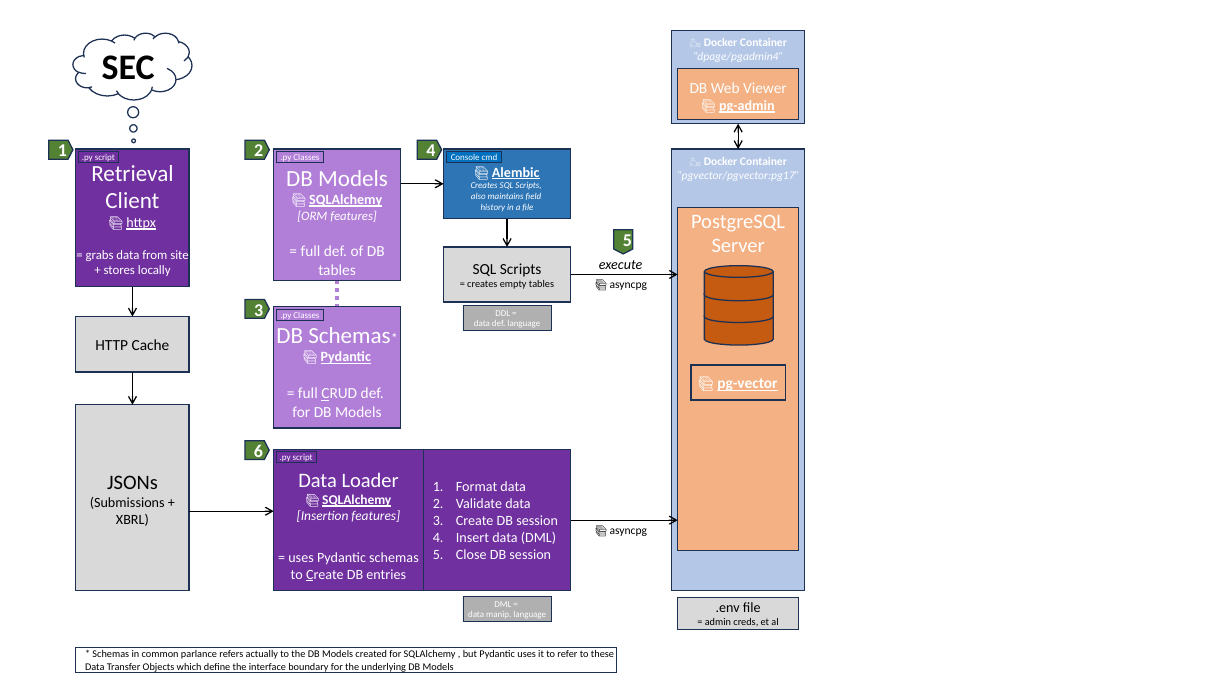
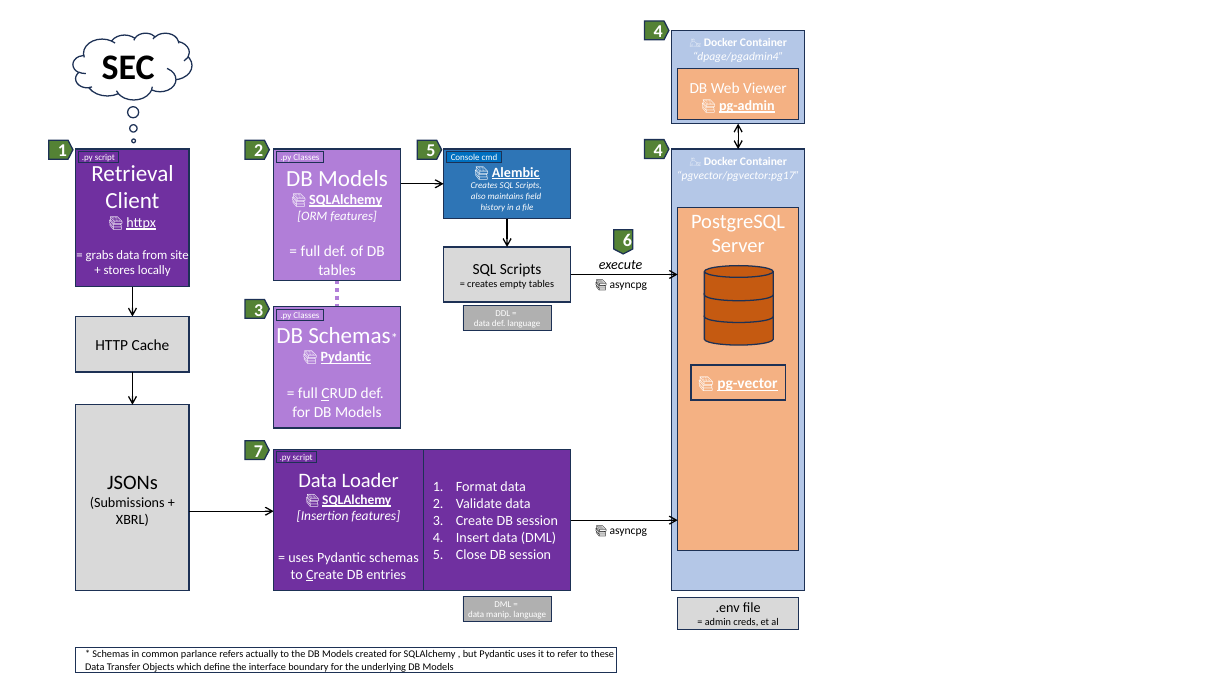
Before and after one commit to shaitani/verified-filings, a slide deck: slide 1 of Project and Tool Layout.pptx. Drawn at 1232x693 pixels with LibreOffice and Linux fonts; fonts in the diff are those of the drawing. Boxes give left, top, right and bottom in pixels: in the first picture for what was removed or moved away, otherwise in the second. Text is boxed around its words. In the diff, an @@ line names an element or a change of style, - is before the commit and + after.

```diff
--- a/Project and Tool Layout.pptx
+++ b/Project and Tool Layout.pptx
@@ flow chart offpage connector added at (645, 21, 669, 40), fill #548235, outline #1E3256 1 pt, 14 pt, text #FFFFFF, bold @@
+4
@@ text in flow chart offpage connector at (426, 144, 435, 162): text changed @@
-4
+5
@@ flow chart offpage connector added at (645, 140, 669, 158), fill #548235, outline #1E3256 1 pt, 14 pt, text #FFFFFF, bold @@
+4
@@ text in flow chart offpage connector at (623, 233, 632, 251): text changed @@
-5
+6
@@ text in flow chart offpage connector at (254, 445, 263, 462): text changed @@
-6
+7
```
Also in this commit, not shown: 4 other files.
